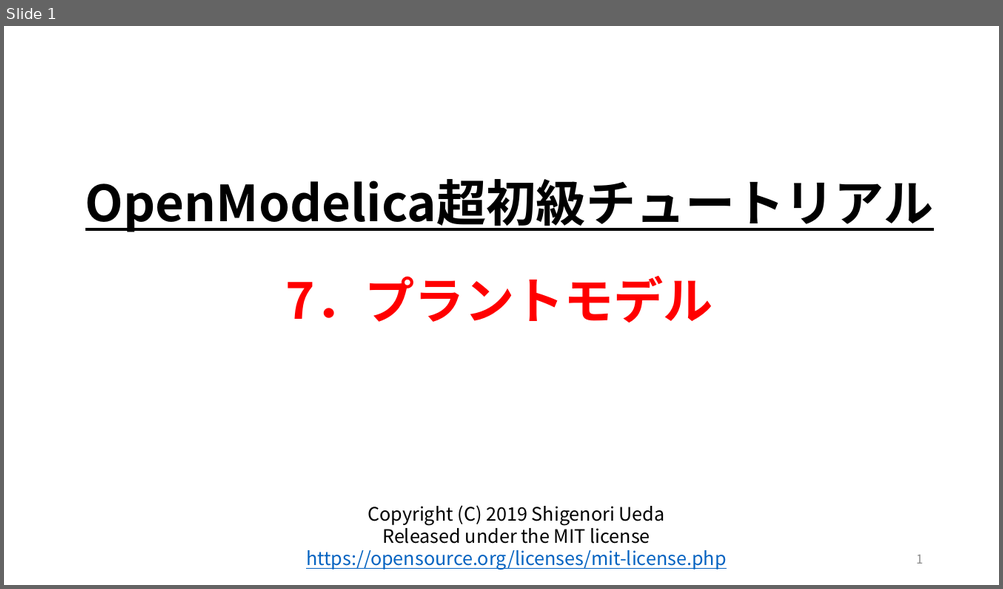
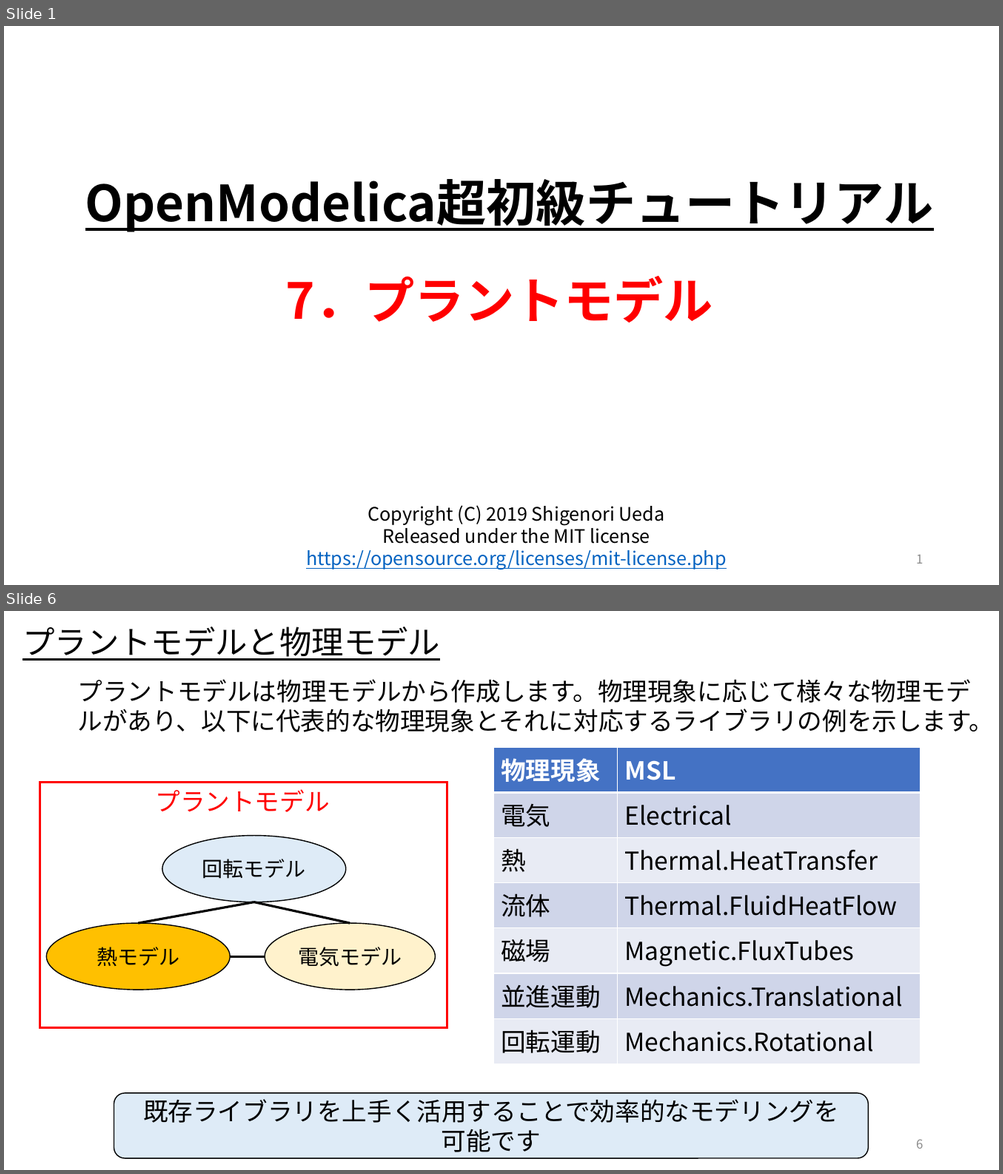
Before and after one commit to UedaShigenori/OpenModelica_Tutorials_Ja, a slide deck: Dev/7_PhysicsDomainModel/OpenModelica_Tutorials_7_PlantModel.pptx. Shown one above the other, each under a label of ours: slide 1 before the commit, slides 1 and 6 after it; the slides between them are not shown. The pictures are 1003x589 and 1003x1174 pixels, drawn with LibreOffice and Linux fonts; fonts in the diff are those of the drawing. Boxes give left, top, right and bottom in pixels: in the first picture for what was removed or moved away, otherwise in the second. Text is boxed around its words. In the diff, an @@ line names an element or a change of style, - is before the commit and + after.

```diff
--- a/Dev/7_PhysicsDomainModel/OpenModelica_Tutorials_7_PlantModel.pptx
+++ b/Dev/7_PhysicsDomainModel/OpenModelica_Tutorials_7_PlantModel.pptx
@@ slide 6 added at (x1=4, y1=611, x2=999, y2=1170), background #FFFFFF @@
@@ text added at (x1=22, y1=627, x2=440, y2=661), 31 pt, text #000000, underline @@
+プラントモデルと物理モデル
@@ text added at (x1=78, y1=679, x2=994, y2=732), 24 pt, text #000000 @@
+プラントモデルは物理モデルから作成します。物理現象に応じて様々な物理モデルがあり、以下に代表的な物理現象とそれに対応するライブラリの例を示します。
@@ table added at (x1=493, y1=748, x2=920, y2=1065), 7 rows, 2 columns @@
+物理現象 | MSL
+電気 | Electrical
+熱 | Thermal.HeatTransfer
+流体 | Thermal.FluidHeatFlow
+磁場 | Magnetic.FluxTubes
+並進運動 | Mechanics.Translational
+回転運動 | Mechanics.Rotational
@@ rectangle added at (x1=40, y1=783, x2=447, y2=1029), outline #FF0000 2.25 pt @@
@@ text added at (x1=156, y1=789, x2=330, y2=812), 24 pt, text #FF0000 @@
+プラントモデル
@@ ellipse added at (x1=162, y1=835, x2=346, y2=902), fill #DEEBF7, outline #000000 1 pt, 20 pt, text #000000 @@
+回転モデル
@@ line added from (254, 903) to (138, 923), #000000 2.25 pt @@
@@ line added from (254, 903) to (350, 923), #000000 2.25 pt @@
@@ ellipse added at (x1=46, y1=923, x2=230, y2=990), fill #FFC000, outline #000000 1 pt, 20 pt, text #000000 @@
+熱モデル
@@ ellipse added at (x1=264, y1=923, x2=435, y2=990), fill #FFF2CC, outline #000000 1 pt, 20 pt, text #000000 @@
+電気モデル
@@ line added from (230, 957) to (264, 957), #000000 2.25 pt @@
@@ rounded rectangle added at (x1=114, y1=1093, x2=868, y2=1159), fill #DEEBF7, outline #000000 1 pt, 24 pt, text #000000 @@
+既存ライブラリを上手く活用することで効率的なモデリングを
+可能です
@@ page number added at (x1=916, y1=1139, x2=922, y2=1149), 12 pt, text #8C8C8C @@
+6
```
Also in this commit, not shown: 11 slides changed, 9 other slides added.
